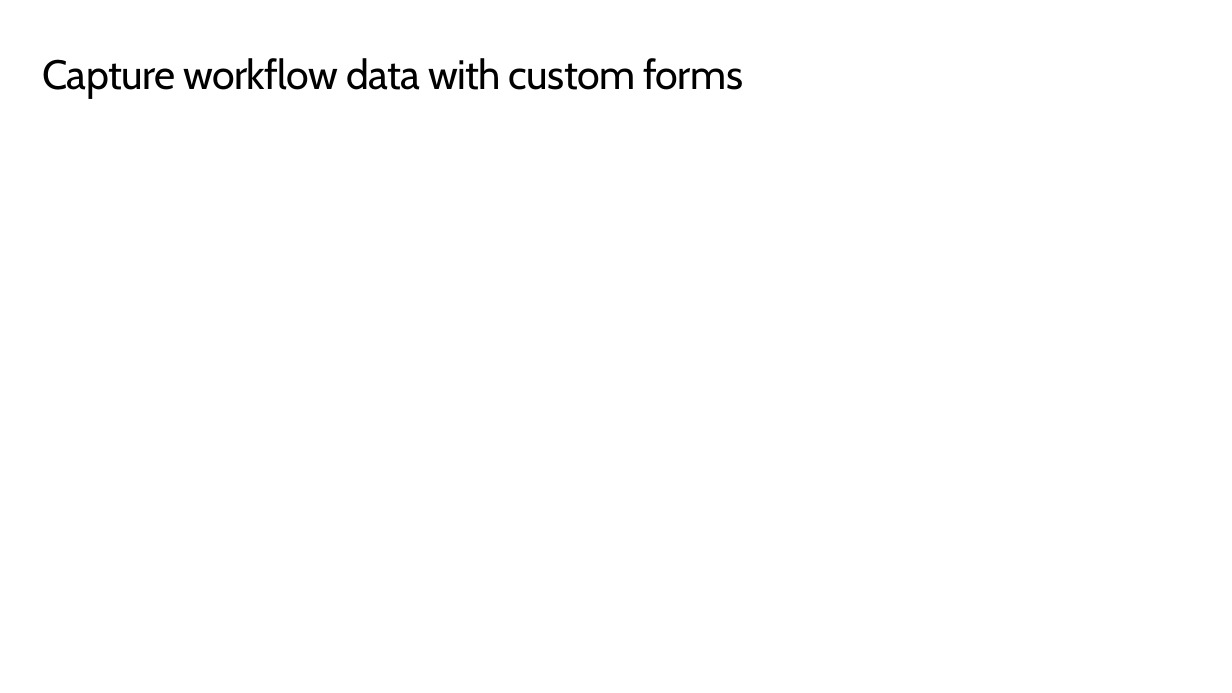
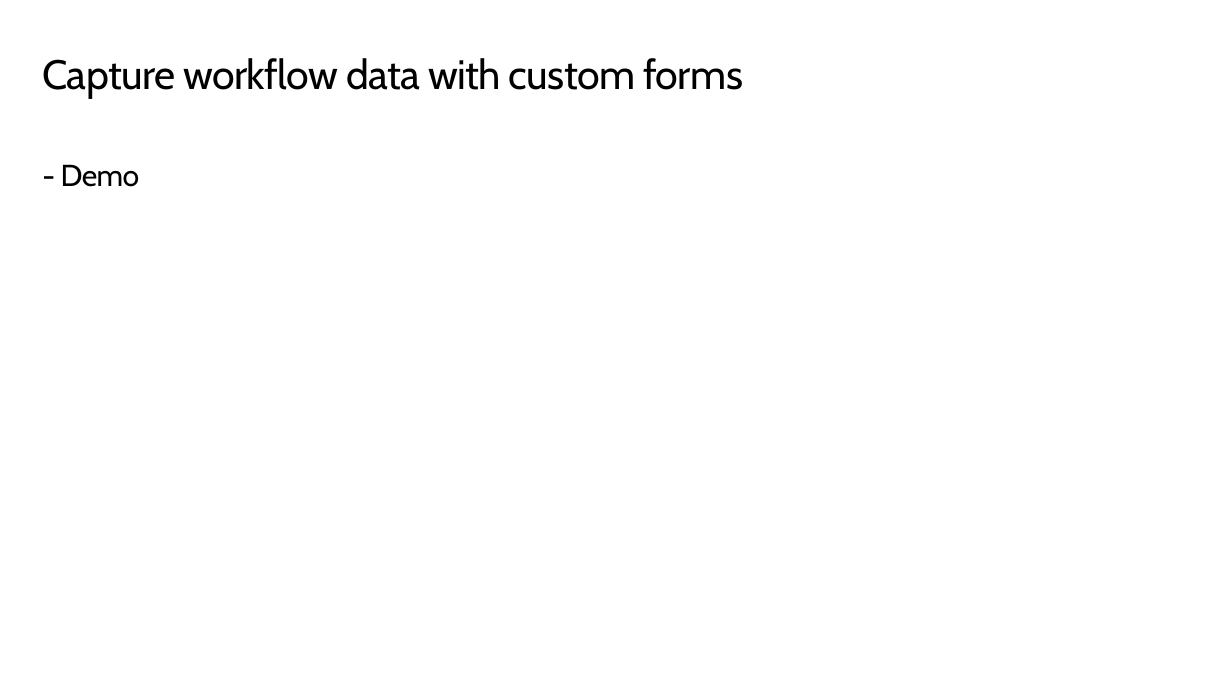
Before and after one commit to JPOWER4/SharePoint-2019-Training, a slide deck: slide 8 of Microsoft SharePoint 2019 Module 8.pptx (slide 7 before the commit). Drawn at 1232x693 pixels with LibreOffice and Linux fonts; fonts in the diff are those of the drawing. Boxes give left, top, right and bottom in pixels: in the first picture for what was removed or moved away, otherwise in the second. Text is boxed around its words. In the diff, an @@ line names an element or a change of style, - is before the commit and + after.

```diff
--- a/Microsoft SharePoint 2019 Module 8.pptx
+++ b/Microsoft SharePoint 2019 Module 8.pptx
@@ text added at <box>61,164,140,187</box>, 23.5 pt, text #000000 @@
+- Demo
```
Also in this commit, not shown: 4 other slides changed, 2 slides added, 1 slide removed, 5 other files.
